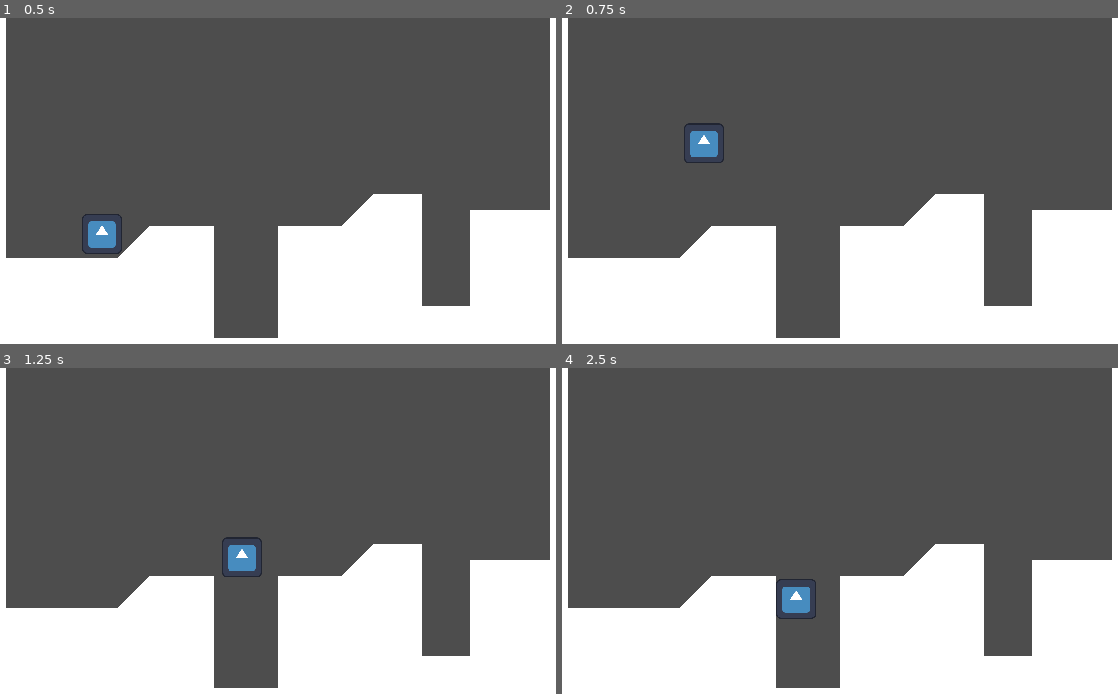
Above: before the commit, frames 1-4 (two rows, left to right).
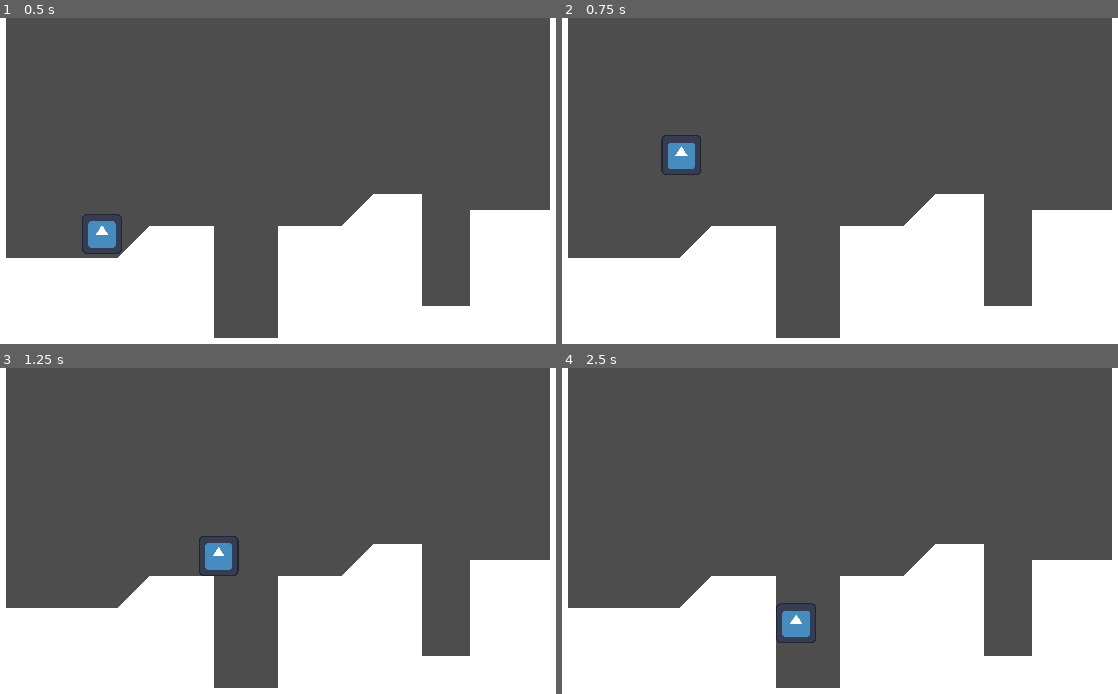
Above: after the commit, the same moments.

Repository: mtzamanpk/EnviroFormer
Game: Godot game, scene res://world.tscn
Two runs of this game, one before a commit and one after it. Both use one fixed random seed, a clock stepped at 60 frames per second and the inputs below. The engine's default icon, where the game draws it, is replaced by a stand-in: a white triangle on a blue panel in a dark square.
Inputs:
- Up to frame 1 (0.5 s): no input
- Up to frame 2 (0.75 s): tap Enter (ui_accept) at 0.5 s; hold Right (ui_right) from 0.53 s (still down)
- Up to frame 3 (1.25 s): keep holding Right (ui_right); tap Enter (ui_accept) at 0.77 s
- Up to frame 4 (2.5 s): tap Enter (ui_accept) at 1.52, 2 s; release Right (ui_right) at 2.03 s; hold Left (ui_left) from 2.03 s (still down)

Frame 1 is identical in both runs. In frame 2, 0.9% of the frame differs, in the area x 17-30%, y 32-49%; in frame 3, 0.8%; in frame 4, 0.9%.

Commit message:
changed movement variables
added acceleration, adjusted jump velocity, and speed, slowed down to improve game flow

Diff:
--- a/src/player.gd
+++ b/src/player.gd
@@ -2,7 +2,8 @@
 
 
 const SPEED = 100.0
-const JUMP_VELOCITY = -300.0
+const ACCELERATION = 400
+const JUMP_VELOCITY = -275.0
 
 # Get the gravity from the project settings to be synced with RigidBody nodes.
 var gravity = ProjectSettings.get_setting("physics/2d/default_gravity")
@@ -21,7 +22,7 @@
 	# As good practice, you should replace UI actions with custom gameplay actions.
 	var direction = Input.get_axis("ui_left", "ui_right")
 	if direction:
-		velocity.x = direction * SPEED
+		velocity.x = move_toward(velocity.x, SPEED * direction, ACCELERATION * delta)
 	else:
 		velocity.x = move_toward(velocity.x, 0, SPEED)
 
--- a/src/player.tscn
+++ b/src/player.tscn
@@ -6,6 +6,8 @@
 [sub_resource type="RectangleShape2D" id="RectangleShape2D_6damd"]
 
 [node name="Player" type="CharacterBody2D"]
+floor_constant_speed = true
+floor_snap_length = 2.0
 script = ExtResource("1_6rbxa")
 
 [node name="Sprite2D" type="Sprite2D" parent="."]
